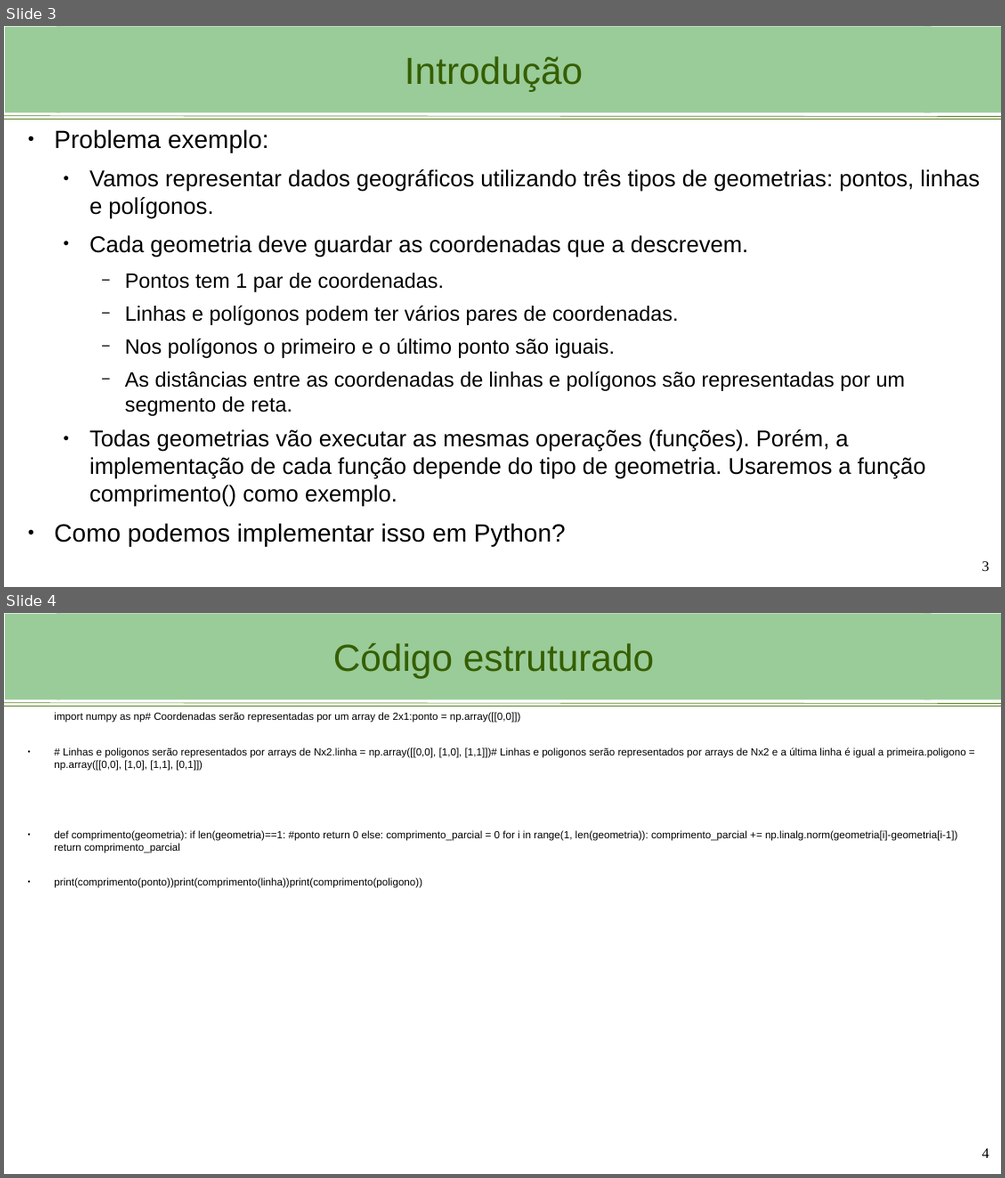
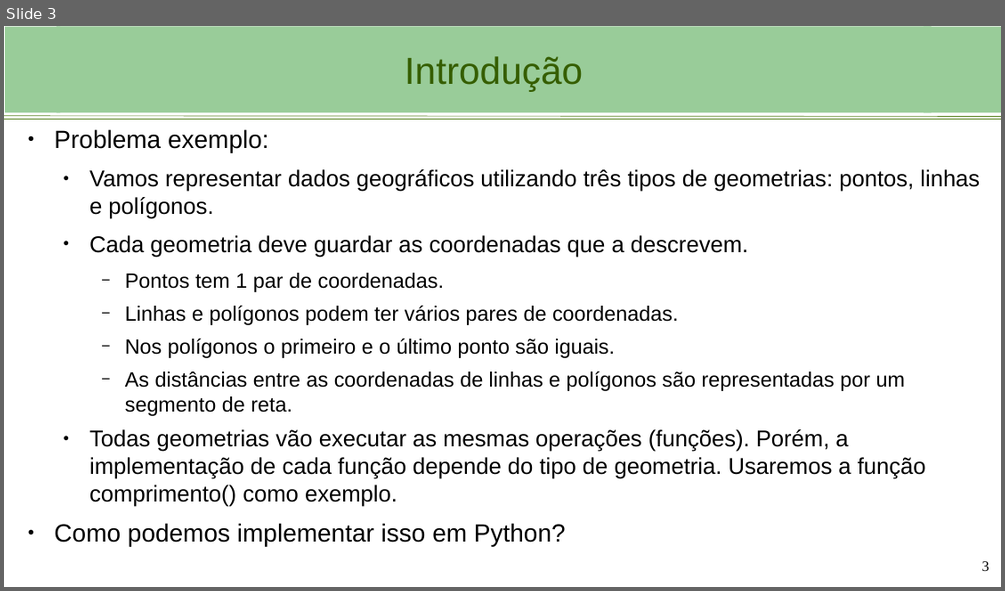
Before and after one commit to viniciusbrito1/progcart, a slide deck: aulas/Aula_3_Python_OOP.odp. Shown one above the other, each under a label of ours: slides 3 and 4 before the commit, slide 3 after it. The pictures are 1005x1178 and 1005x591 pixels, drawn with LibreOffice and Linux fonts; fonts in the diff are those of the drawing; background and template pictures are left out. Boxes give left, top, right and bottom in pixels: in the first picture for what was removed or moved away, otherwise in the second. Text is boxed around its words. In the diff, an @@ line names an element or a change of style, - is before the commit and + after.

```diff
--- a/aulas/Aula_3_Python_OOP.odp
+++ b/aulas/Aula_3_Python_OOP.odp
@@ slide 4 removed at [4,613,1001,1174], background #FFFFFF; not listed: 4 template elements that a slide beside it also shows @@
@@ title removed at [57,614,931,699] @@
-Código estruturado
@@ text removed at [54,712,966,888] @@
-import numpy as np# Coordenadas serão representadas por um array de 2x1:ponto = np.array([[0,0]])
-● # Linhas e poligonos serão representados por arrays de Nx2.linha = np.array([[0,0], [1,0], [1,1]])# Linhas e poligonos serão representados por arrays de Nx2 e a última linha é igual a primeira.poligono = np.array([[0,0], [1,0], [1,1], [0,1]])
-● def comprimento(geometria): if len(geometria)==1: #ponto return 0 else: comprimento_parcial = 0 for i in range(1, len(geometria)): comprimento_parcial += np.linalg.norm(geometria[i]-geometria[i-1]) return comprimento_parcial
-● print(comprimento(ponto))print(comprimento(linha))print(comprimento(poligono))
@@ page number removed at [982,1148,989,1158] @@
-4
```
Also in this commit, not shown: 1 slide changed, 6 slides added, 1 other slide removed, 2 other files.
